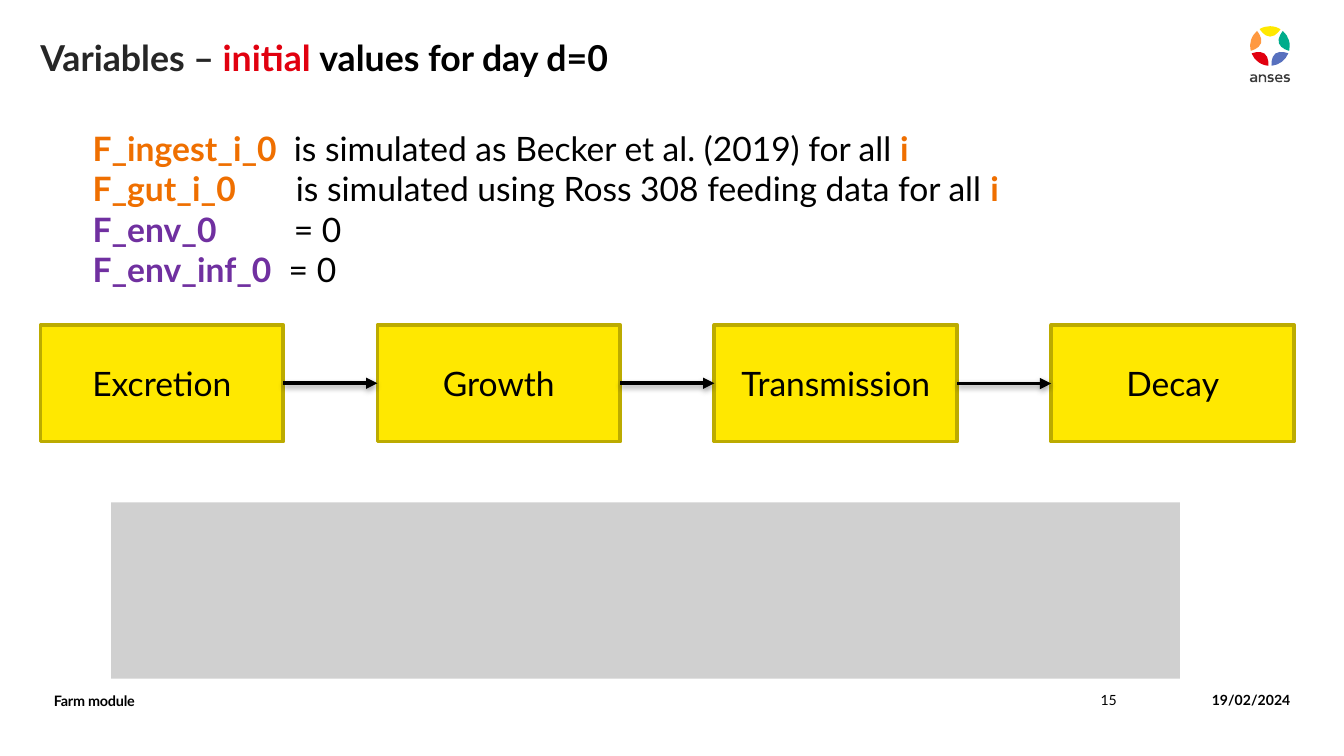
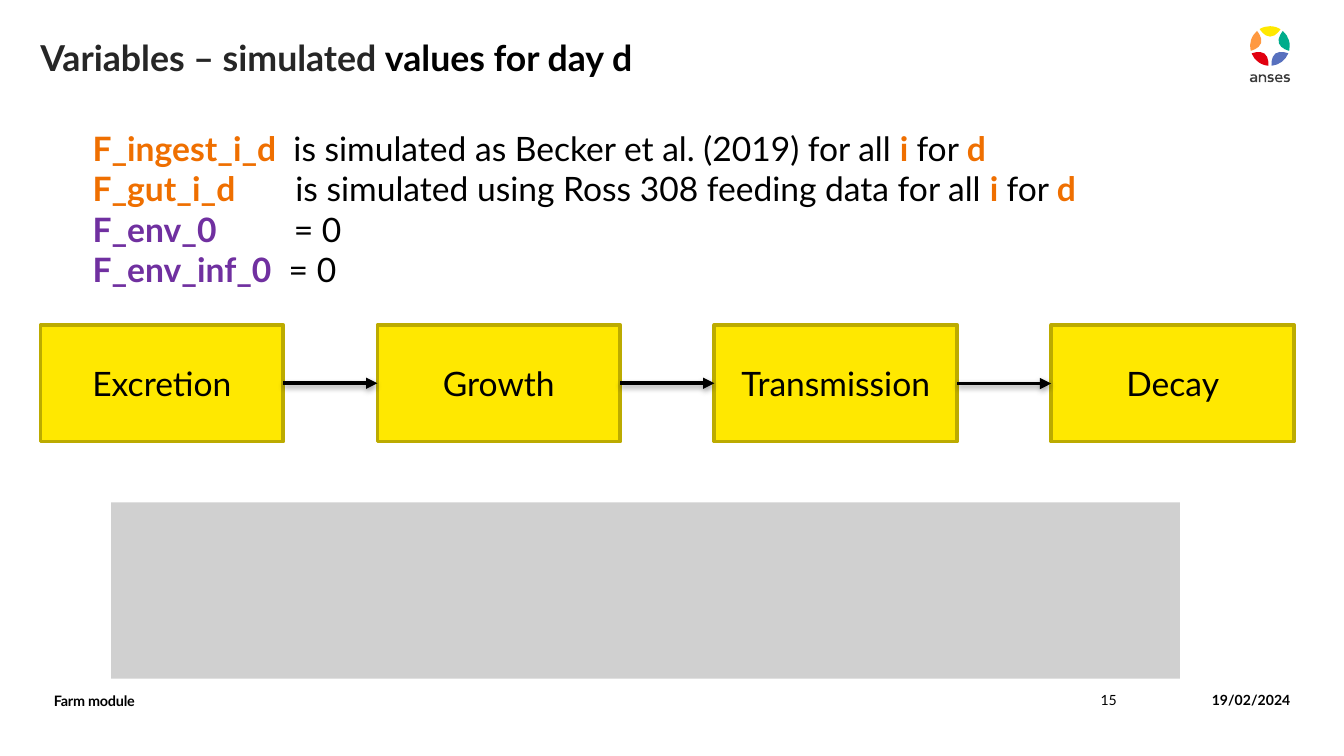
Before and after one commit to ENVIRE-JPIAMR/farm-module, a slide deck: slide 15 of docs/farm_module.pptx. Drawn at 1344x756 pixels with LibreOffice and Linux fonts; fonts in the diff are those of the drawing; grey boxes stand for pictures. Boxes give left, top, right and bottom in pixels: in the first picture for what was removed or moved away, otherwise in the second. Text is boxed around its words. In the diff, an @@ line names an element or a change of style, - is before the commit and + after.

```diff
--- a/docs/farm_module.pptx
+++ b/docs/farm_module.pptx
@@ title at (40, 44, 632, 77): text changed; text colour #000000 to #262626 @@
-Variables – initial values for day d=0
+Variables – simulated values for day d
@@ text at (93, 135, 1076, 207): text changed @@
-F_ingest_i_0 is simulated as Becker et al. (2019) for all i
-F_gut_i_0 is simulated using Ross 308 feeding data for all i
+F_ingest_i_d is simulated as Becker et al. (2019) for all i for d
+F_gut_i_d is simulated using Ross 308 feeding data for all i for d
```
Also in this commit, not shown: 8 other slides changed, 1 slide added.
